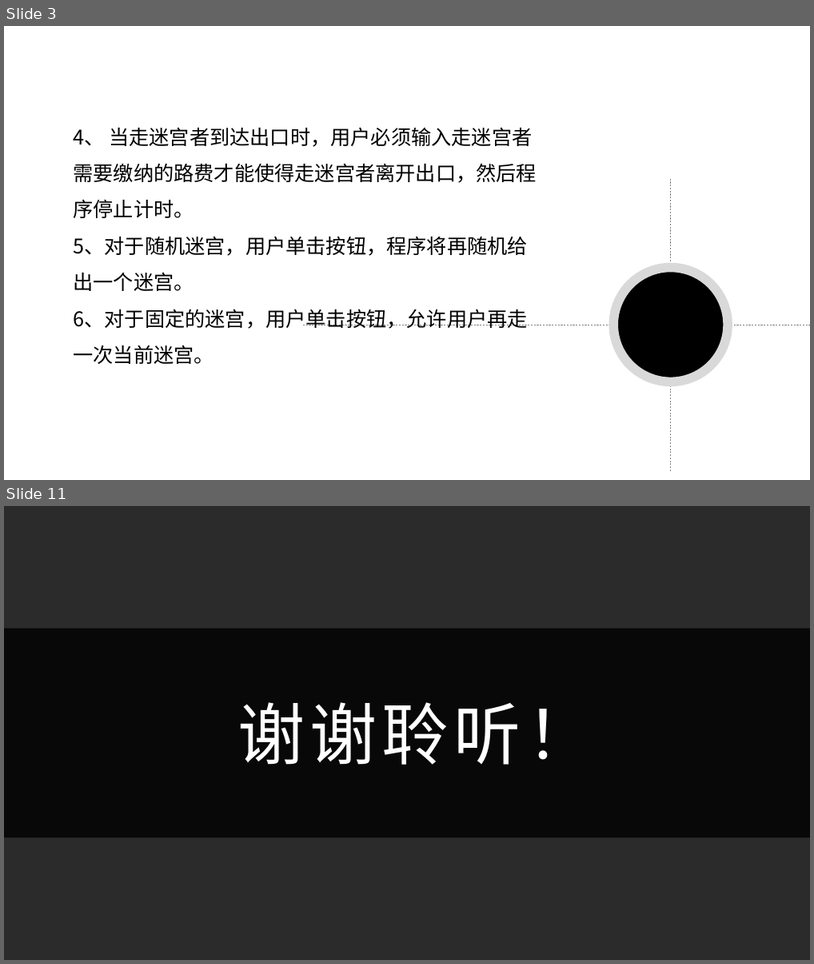
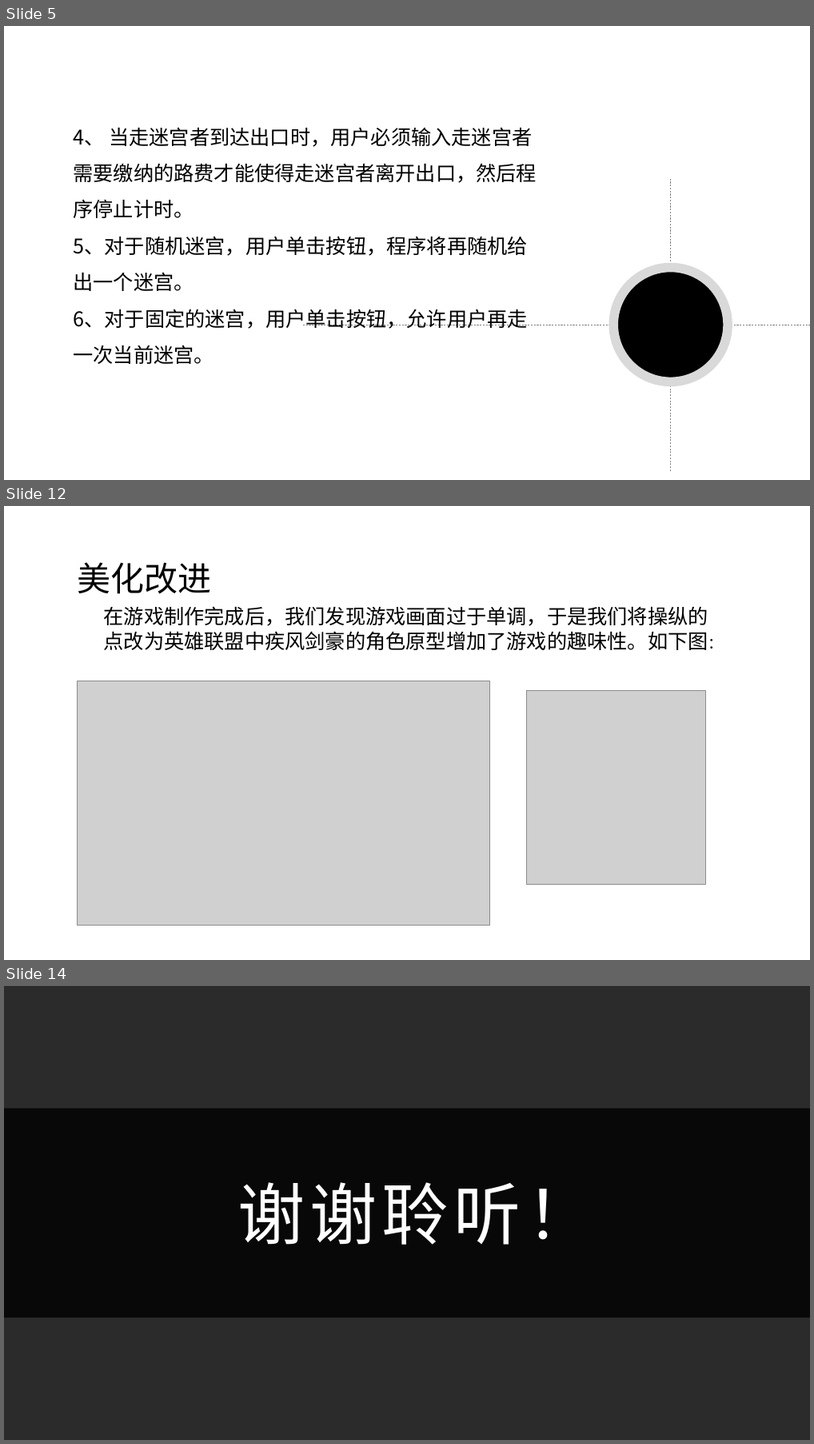
Before and after one commit to sxl888/run-a-maze, a slide deck: 第六组走迷宫答辩ppt.pptx. Shown one above the other, each under a label of ours: slides 3 and 11 before the commit, slides 5, 12 and 14 after it; the slides between them are not shown. The pictures are 814x964 and 814x1444 pixels, drawn with LibreOffice and Linux fonts; fonts in the diff are those of the drawing; grey boxes stand for pictures; background and template pictures are left out; a plain dark background stands for a picture behind light text. Boxes give left, top, right and bottom in pixels: in the first picture for what was removed or moved away, otherwise in the second. Text is boxed around its words. In the diff, an @@ line names an element or a change of style, - is before the commit and + after.

```diff
--- a/第六组走迷宫答辩ppt.pptx
+++ b/第六组走迷宫答辩ppt.pptx
@@ slide 12 added at box(4, 506, 810, 960), background picture (left out) @@
@@ title added at box(78, 562, 212, 594), 40 pt, text #000000 @@
+美化改进
@@ text added at box(104, 606, 709, 650), 24 pt, text #000000 @@
+在游戏制作完成后，我们发现游戏画面过于单调，于是我们将操纵的点改为英雄联盟中疾风剑豪的角色原型增加了游戏的趣味性。如下图：
@@ picture added at box(77, 680, 490, 924) @@
@@ picture added at box(527, 690, 706, 884) @@
@@ what was slide 3 is now slide 5 @@
@@ what was slide 11 is now slide 14 @@
```
Also in this commit, not shown: 5 slides changed, 5 other slides added, 3 slides removed.
